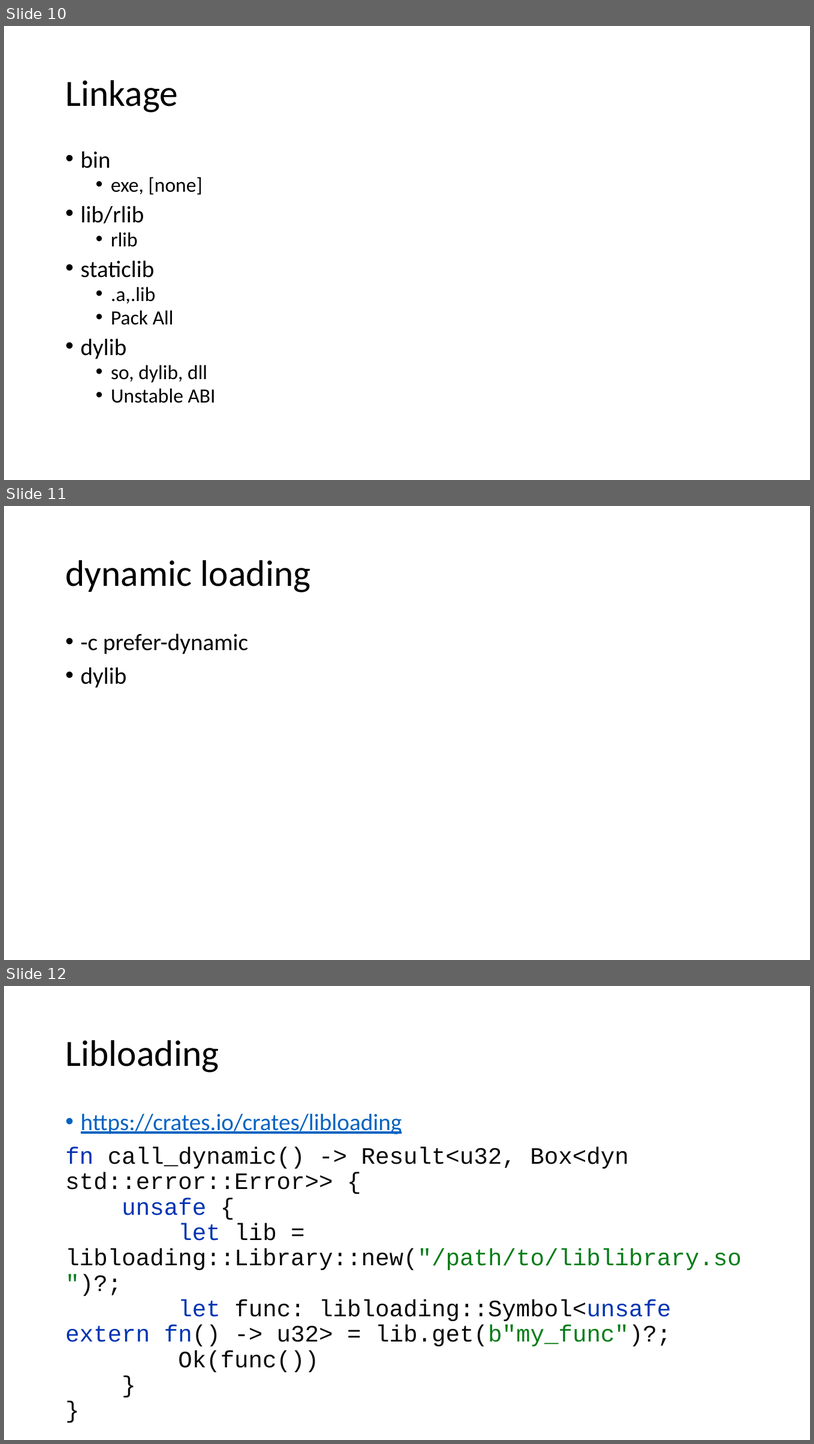
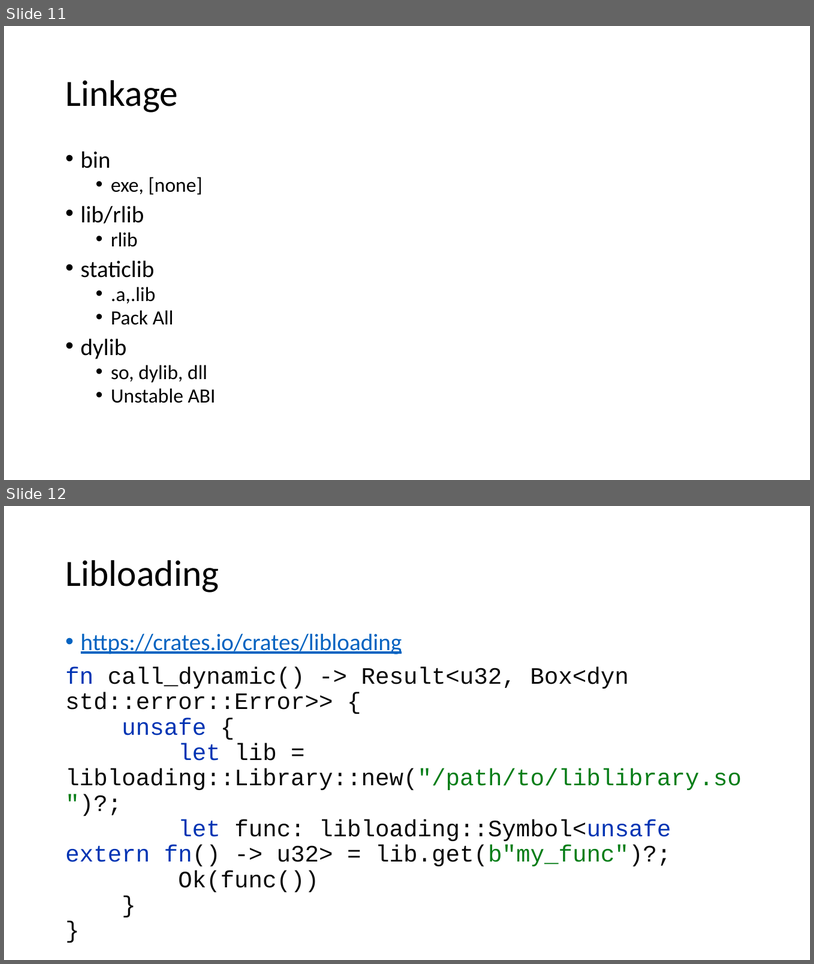
Before and after one commit to kugushev/course-rust-basics, a slide deck: pres/12-Unsafe.pptx. Shown one above the other, each under a label of ours: slides 10, 11 and 12 before the commit, slides 11 and 12 after it. The pictures are 814x1444 and 814x964 pixels, drawn with LibreOffice and Linux fonts; fonts in the diff are those of the drawing. Boxes give left, top, right and bottom in pixels: in the first picture for what was removed or moved away, otherwise in the second. Text is boxed around its words. In the diff, an @@ line names an element or a change of style, - is before the commit and + after.

```diff
--- a/pres/12-Unsafe.pptx
+++ b/pres/12-Unsafe.pptx
@@ slide 11 removed at bbox=[4, 506, 810, 960], background #FFFFFF @@
@@ title removed at bbox=[65, 560, 311, 592] @@
-dynamic loading
@@ text removed at bbox=[81, 633, 248, 688] @@
-• -c prefer-dynamic
-• dylib
@@ what was slide 10 is now slide 11 @@
```
Also in this commit, not shown: 1 slide added, 1 other slide removed, 4 other files.
